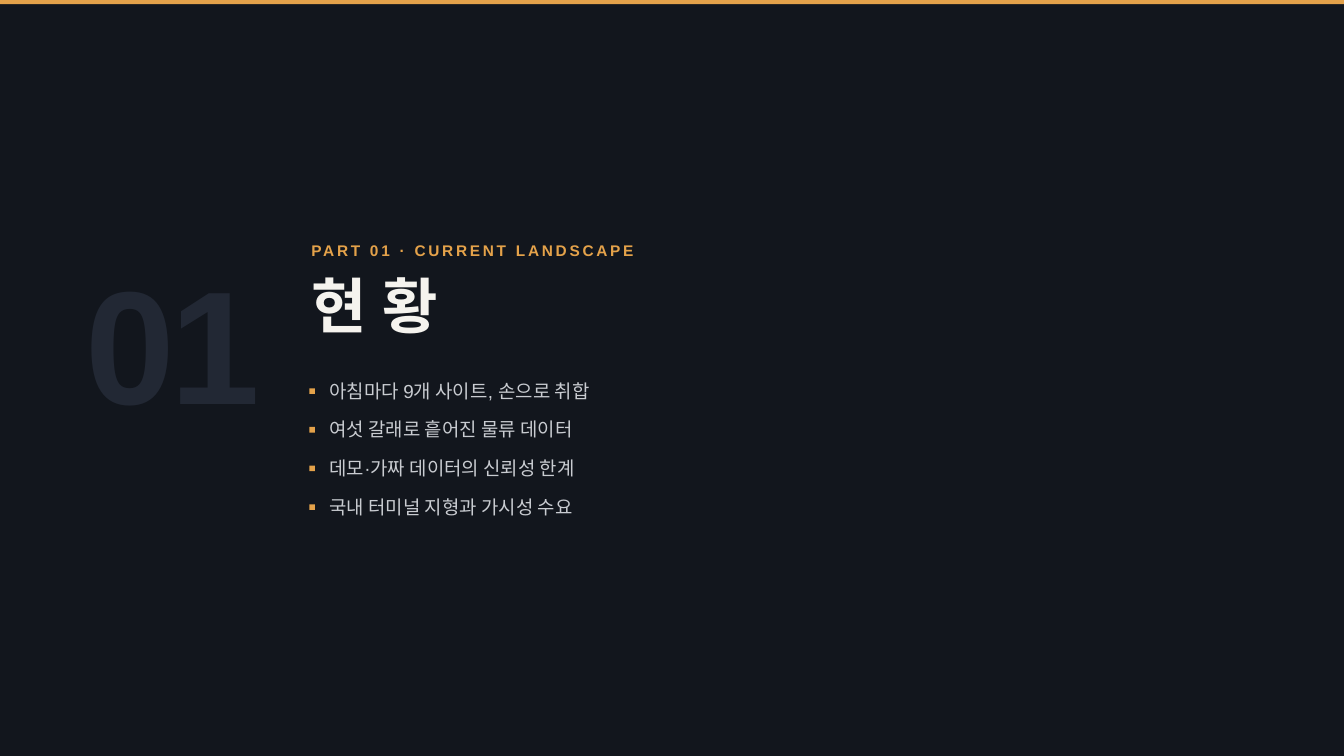
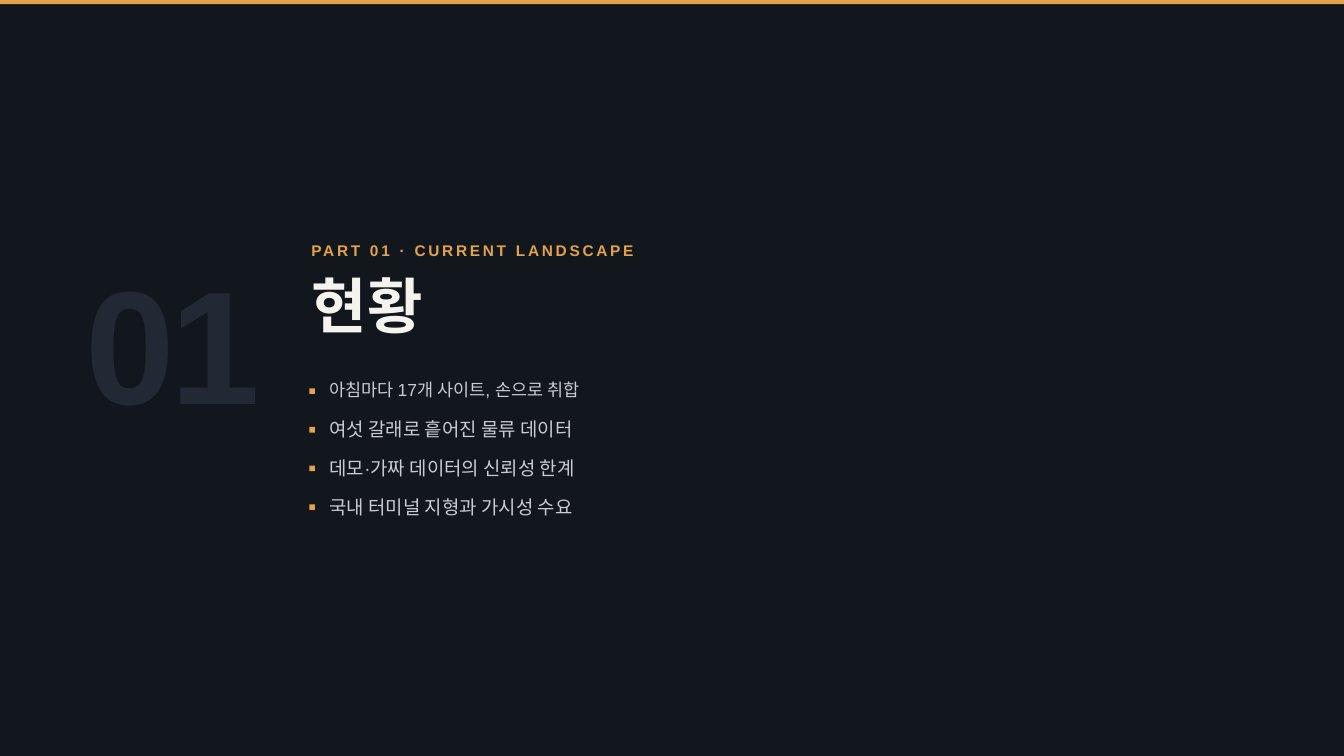
Before and after one commit to sitditrd/AI_SCM, a slide deck: slide 3 of PRJ_2026/발표자료/AI기반 글로벌 공급망 컨트롤타워_GlobalFont.pptx. Drawn at 1344x756 pixels with LibreOffice and Linux fonts; fonts in the diff are those of the drawing. Boxes give left, top, right and bottom in pixels: in the first picture for what was removed or moved away, otherwise in the second. Text is boxed around its words. In the diff, an @@ line names an element or a change of style, - is before the commit and + after.

```diff
--- a/PRJ_2026/발표자료/AI기반 글로벌 공급망 컨트롤타워_GlobalFont.pptx
+++ b/PRJ_2026/발표자료/AI기반 글로벌 공급망 컨트롤타워_GlobalFont.pptx
@@ text at [311, 277, 423, 334]: spaces changed @@
-현 황
+현황
@@ text at [329, 381, 579, 398]: text changed; size 20.2 to 18.7 pt @@
-아침마다 9개 사이트, 손으로 취합
+아침마다 17개 사이트, 손으로 취합
```
Also in this commit, not shown: 11 other slides changed.
